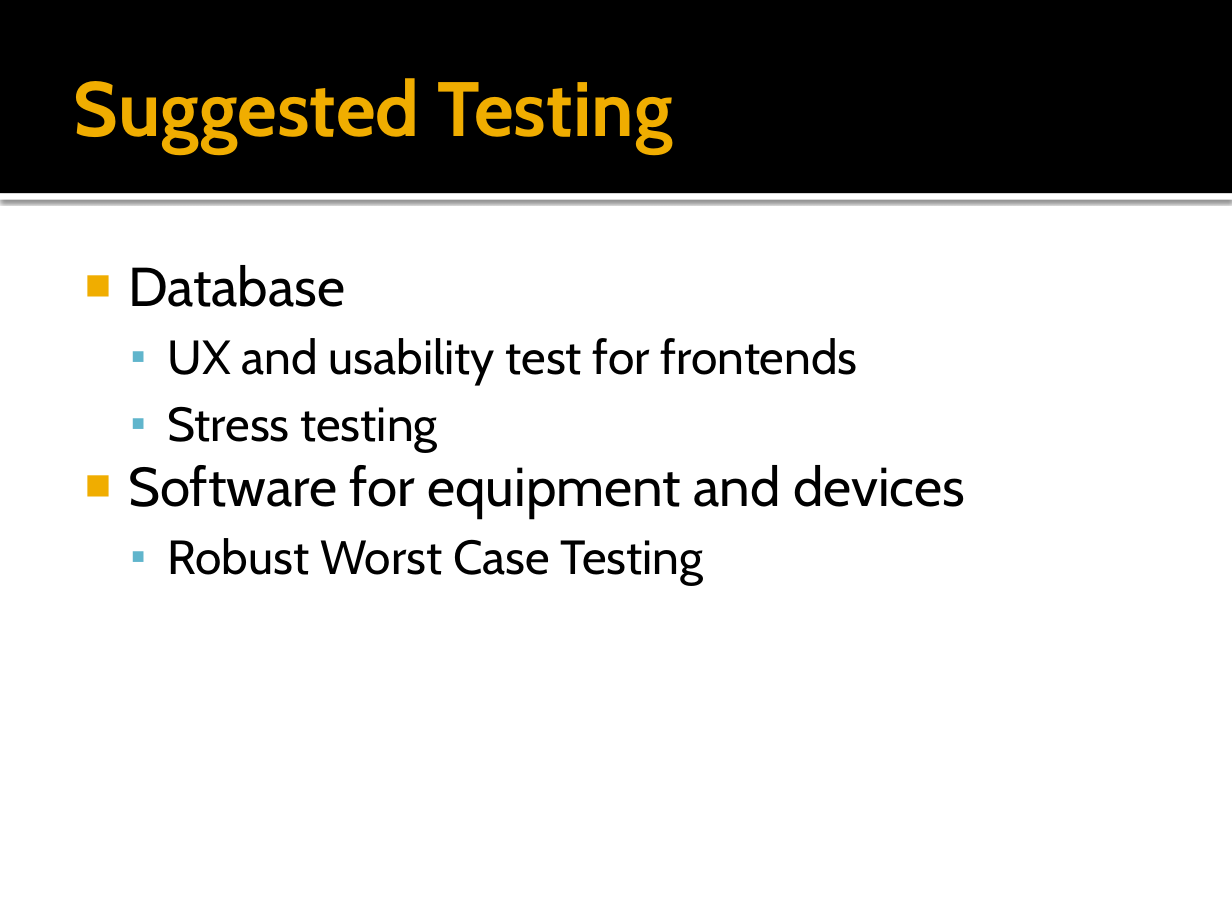
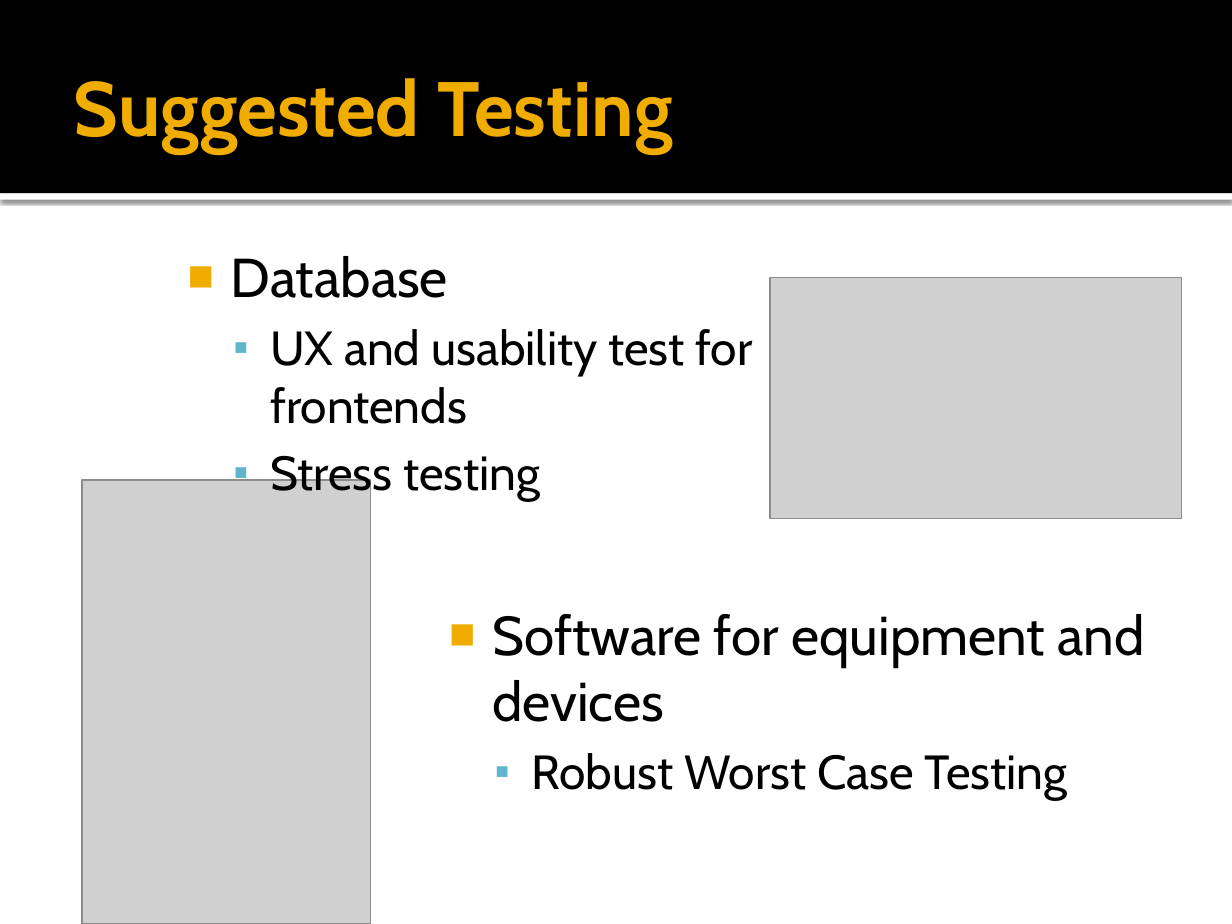
Before and after one commit to Ongion/betrayal, a slide deck: slide 7 of Biomedical Engineering.pptx. Drawn at 1232x924 pixels with LibreOffice and Linux fonts; fonts in the diff are those of the drawing; grey boxes stand for pictures. Boxes give left, top, right and bottom in pixels: in the first picture for what was removed or moved away, otherwise in the second. Text is boxed around its words. In the diff, an @@ line names an element or a change of style, - is before the commit and + after.

```diff
--- a/Biomedical Engineering.pptx
+++ b/Biomedical Engineering.pptx
@@ text "Database": place and size @@
-text "Database" at box(128, 265, 965, 585)
+text "Database" at box(231, 256, 753, 501)
@@ picture added at box(770, 277, 1181, 519) @@
@@ text at box(128, 465, 965, 585): paragraphs removed @@
-■ Software for equipment and devices
-  ▪ Robust Worst Case Testing
@@ picture added at box(83, 480, 371, 924) @@
@@ text added at box(492, 614, 1145, 800), 32 pt, text #000000 @@
+■ Software for equipment and devices
+  ▪ Robust Worst Case Testing
```
Also in this commit, not shown: 5 other slides changed, 1 other file.
